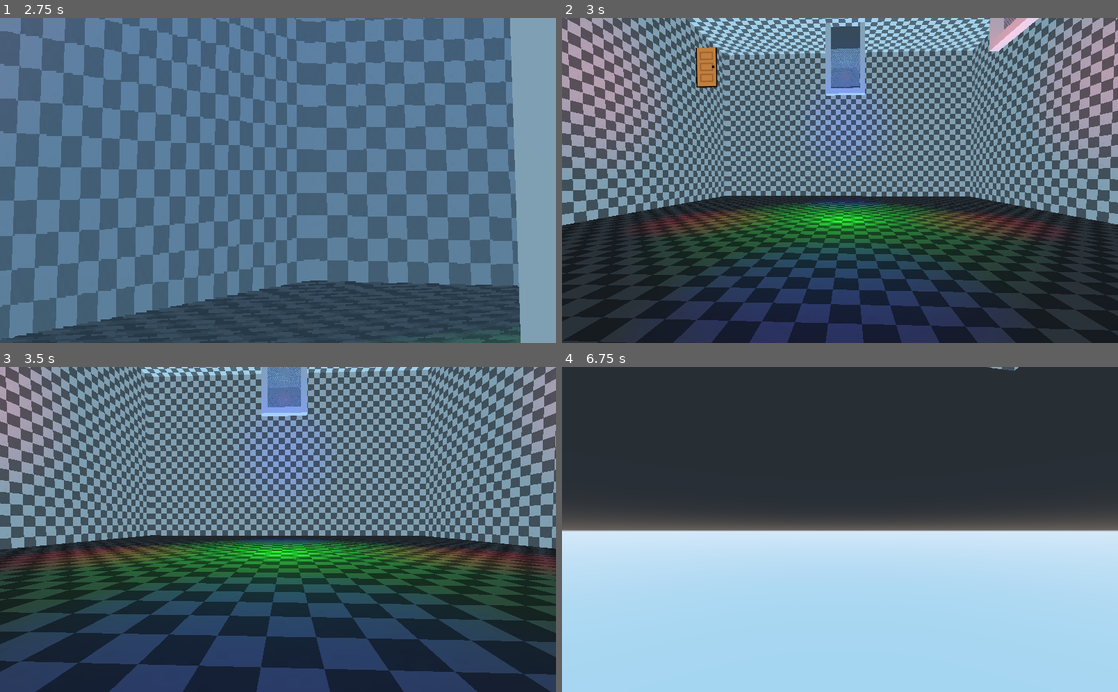
Above: before the commit, frames 1-4 (two rows, left to right).
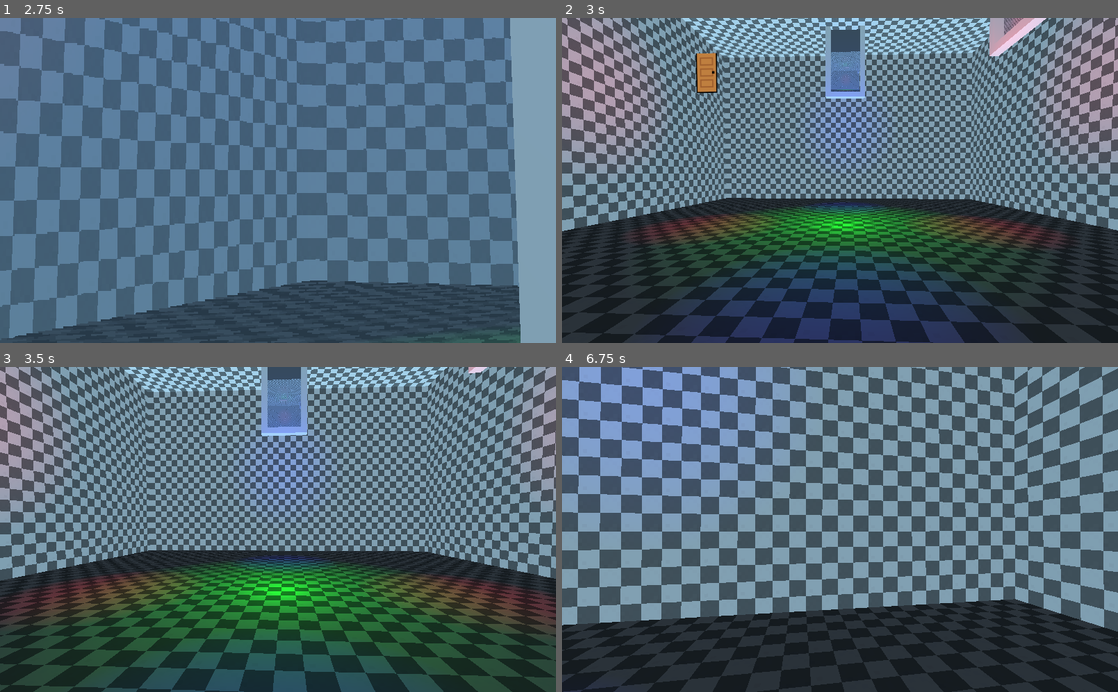
Above: after the commit, the same moments.

Repository: Krazy-J/door-in-the-wall
Game: Godot game, scene res://Main.tscn
Two runs of this game, one before a commit and one after it. Both use one fixed random seed, a clock stepped at 60 frames per second and the inputs below.
Inputs (mouse positions are in pixels of both pictures, inside the frame that each line leads up to):
- Up to frame 1 (2.75 s): move the mouse to (305, 180) at 0.52 s; press the mouse at (305, 180) at 0.53 s; hold W (move_forward) from 0.53 s (still down); tap Space (jump) at 0.77, 1.52 s; move the mouse to (250, 180) at 1.27 s; release the mouse at (250, 180) at 1.28 s; click (250, 180) at 1.35 s; move the mouse to (289, 174) at 2.02 s; press the mouse at (289, 174) at 2.03 s
- Up to frame 2 (3 s): keep holding W (move_forward); move the mouse to (834, 187) at 2.77 s; release the mouse at (834, 187) at 2.78 s; click (834, 187) at 2.85 s
- Up to frame 3 (3.5 s): keep holding W (move_forward); tap Space (jump) at 3.02 s
- Up to frame 4 (6.75 s): move the mouse to (878, 532) at 3.52 s; press the mouse at (878, 532) at 3.53 s; tap Space (jump) at 3.77, 4.52, 6.02 s; move the mouse to (795, 526) at 4.27 s; release the mouse at (795, 526) at 4.28 s; click (795, 526) at 4.35 s; move the mouse to (845, 529) at 5.02 s; press the mouse at (845, 529) at 5.03 s; move the mouse to (817, 523) at 5.77 s; release W (move_forward) at 5.78 s; release the mouse at (817, 523) at 5.78 s; hold D (move_right) 5.78-6.53 s; click (817, 523) at 5.85 s; move the mouse to (867, 529) at 6.52 s; press the mouse at (867, 529) at 6.53 s; hold W (move_forward) from 6.53 s (still down)

Frame 1 is identical in both runs. In frame 2, 50% of the frame differs, in the area x 0-100%, y 0-100%; in frame 3, 72%; in frame 4, 99%.

Commit message:
Improved room surfaces
Added a ceiling to the room and stuff.

Diff:
--- a/objects/Room.tscn
+++ b/objects/Room.tscn
@@ -17,9 +17,13 @@
 mesh = ExtResource( 1 )
 material/0 = SubResource( 1 )
 
-[node name="StaticBody" type="StaticBody" parent="."]
+[node name="Surfaces" type="StaticBody" parent="."]
 physics_material_override = ExtResource( 3 )
 
-[node name="CollisionShape" type="CollisionShape" parent="StaticBody"]
+[node name="Floor" type="CollisionShape" parent="Surfaces"]
 transform = Transform( 2, 0, 0, 0, 1, 0, 0, 0, 2, 0, -10, 0 )
 shape = SubResource( 2 )
+
+[node name="Ceiling" type="CollisionShape" parent="Surfaces"]
+transform = Transform( 2, 0, 0, 0, 1, 0, 0, 0, 2, 0, 10, 0 )
+shape = SubResource( 2 )
--- a/rooms/TestRoom.tscn
+++ b/rooms/TestRoom.tscn
@@ -9,6 +9,7 @@
 [node name="Room" parent="." instance=ExtResource( 1 )]
 
 [node name="Doors" type="Spatial" parent="."]
+editor/display_folded = true
 
 [node name="0" parent="Doors" instance=ExtResource( 2 )]
 transform = Transform( 1, 0, 0, 0, 1, 0, 0, 0, 1, 10, 0, 0 )
